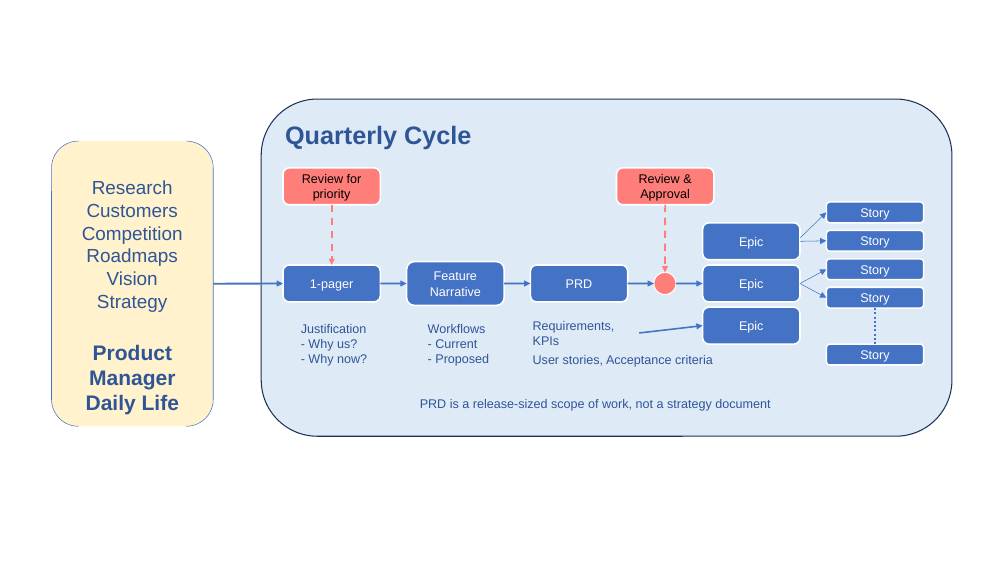
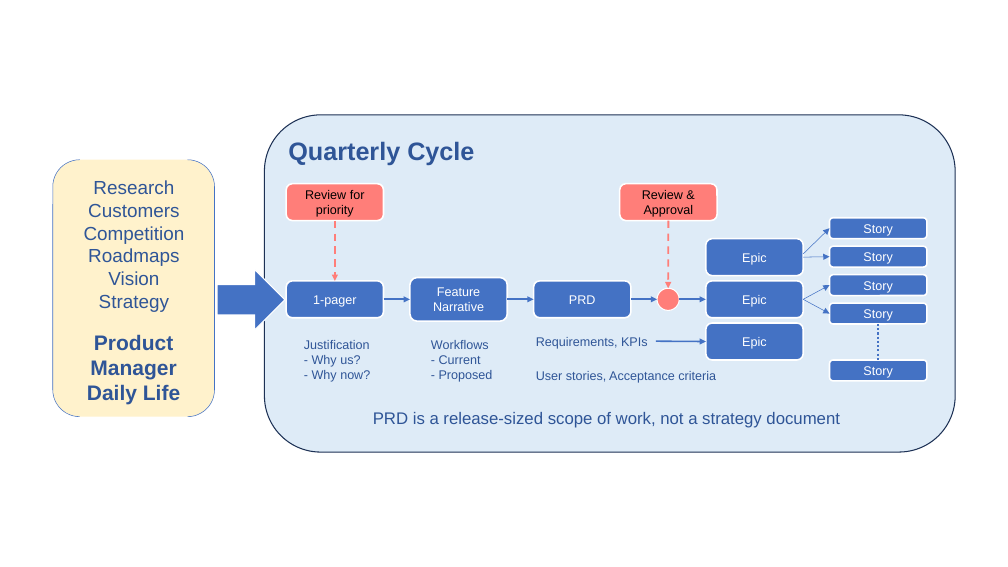
Before and after one commit to pm-practices/pm-blog, a slide deck: slide 1 of images/pm-quarterly-life.pptx. Drawn at 1008x567 pixels with LibreOffice and Linux fonts; fonts in the diff are those of the drawing. Boxes give left, top, right and bottom in pixels: in the first picture for what was removed or moved away, otherwise in the second. Text is boxed around its words. In the diff, an @@ line names an element or a change of style, - is before the commit and + after.

```diff
--- a/images/pm-quarterly-life.pptx
+++ b/images/pm-quarterly-life.pptx
@@ bracket pair "Product Manager": place and size @@
-bracket pair "Product Manager" at <box>51,141,213,426</box>
+bracket pair "Product Manager" at <box>53,160,215,417</box>
@@ arrow removed from (213, 284) to (283, 284) @@
@@ right arrow added at <box>217,270,285,330</box>, fill #4472C4, outline #FFFFFF 1 pt @@
@@ 14 rounded rectangles, 10 arrows, 3 texts, 1 ellipse, 1 line: place and size @@
-14 rounded rectangles, 10 arrows, 3 texts, 1 ellipse, 1 line at <box>262,99,953,436</box>
+14 rounded rectangles, 10 arrows, 3 texts, 1 ellipse, 1 line at <box>265,115,956,452</box>
@@ text "Requirements, KPIs" rewrapped from <box>533,321,615,345</box> to <box>536,337,648,349</box> @@
@@ arrow moved from (640, 333) - (702, 326) to (656, 341) - (706, 342) @@
@@ text "PRD is a release-sized scope ...": place and size @@
-text "PRD is a release-sized scope ..." at <box>420,399,770,411</box>
+text "PRD is a release-sized scope ..." at <box>373,412,840,428</box>
@@ text "PRD is a release-sized scope ..." at <box>373,412,840,428</box>: size 12 to 16 pt @@
```
Also in this commit, not shown: 1 other file.
